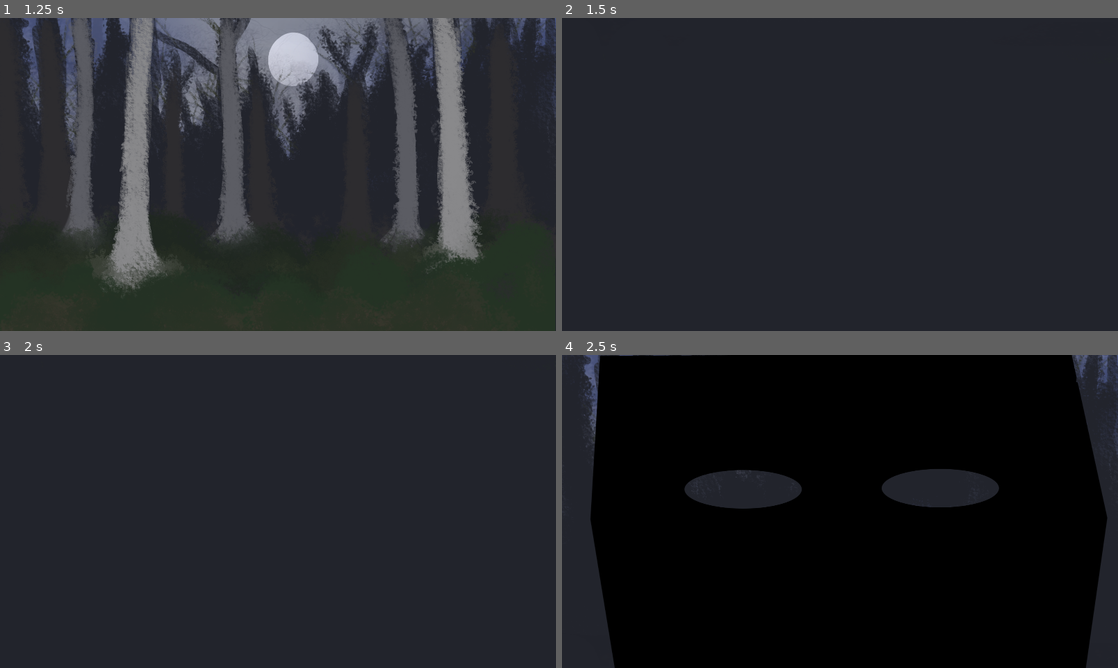
Above: before the commit, frames 1-4 (two rows, left to right).
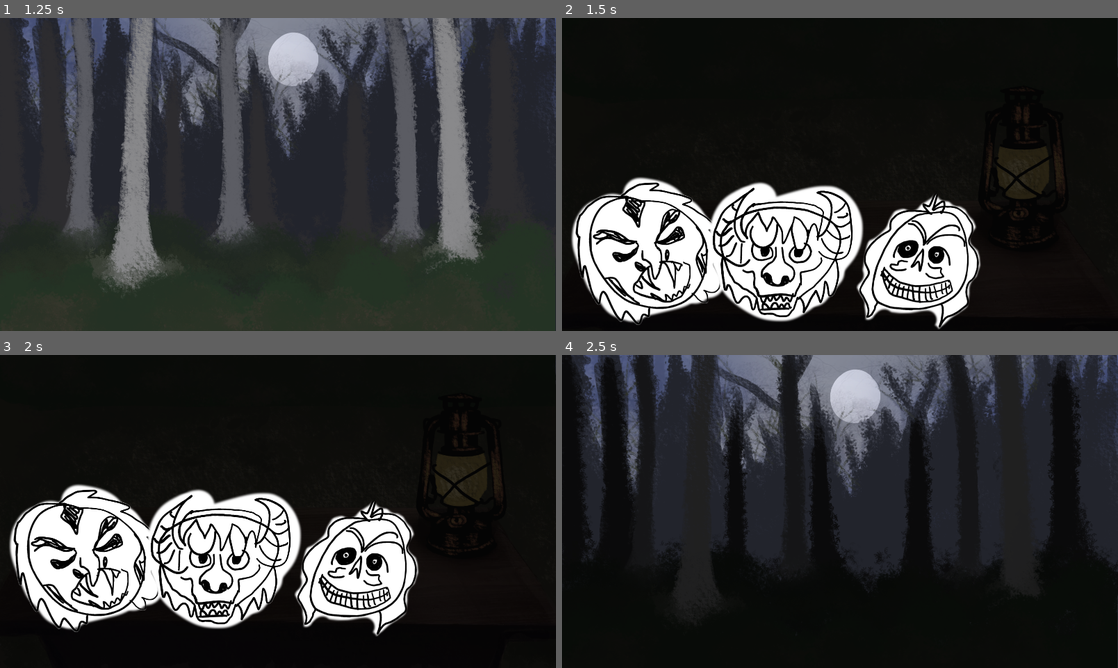
Above: after the commit, the same moments.

Repository: serrureriehurluberlesque/GGJ2026
Game: Godot game, scene res://scenes/main/main.tscn
Same seed, same stepped clock (60 frames per second), same inputs: the game is played once before the commit and once after it. The engine's default icon, where the game draws it, is replaced by a stand-in: a white triangle on a blue panel in a dark square.
Inputs (mouse positions are in pixels of both pictures, inside the frame that each line leads up to):
- Up to frame 1 (1.25 s): tap Enter at 0.5 s; move the mouse to (400, 158) at 0.52 s; hold Up (ui_up) from 0.53 s (still down); hold E (activate) from 0.53 s (still down); click (400, 158) at 0.67 s
- Up to frame 2 (1.5 s): tap Space at 1.25 s; move the mouse to (728, 190) at 1.27 s; release Up (ui_up) at 1.28 s; release E (activate) at 1.28 s; hold Down (ui_down) from 1.28 s (still down); tap E (activate) at 1.35 s
- Up to frame 3 (2 s): keep holding Down (ui_down)
- Up to frame 4 (2.5 s): tap Enter at 2 s; move the mouse to (650, 558) at 2.02 s; release Down (ui_down) at 2.03 s; press the mouse at (650, 558) at 2.03 s; hold Up (ui_up) from 2.03 s (still down); tap E (activate) at 2.3 s

Frame 1 is identical in both runs. In frame 2, 98% of the frame differs, in the area x 0-100%, y 0-100%; in frame 3, 98%; in frame 4, 50%.

Commit message:
better light off

Diff:
--- a/ggj2026/scenes/main/main.gd
+++ b/ggj2026/scenes/main/main.gd
@@ -38,7 +38,7 @@
 		elif event.is_action_pressed("activate"):
 			# Switch light
 			light_on = !light_on
-			%bg_off.z_index = 0 if light_on else 13 # TODO faire un truc plus subtil
+			%bg_light.modulate = Color("#fff") if light_on else Color("#3b3b3b")
 			send_visibility_to_monsters()
 
 	if mask_on and event.is_action_pressed("click") and not $AnimationPlayer.is_playing():
--- a/ggj2026/scenes/main/main.tscn
+++ b/ggj2026/scenes/main/main.tscn
@@ -72,13 +72,14 @@
 
 [node name="Background" type="Node" parent="." unique_id=921327726]
 
-[node name="bg_off" type="TextureRect" parent="Background" unique_id=392310767]
+[node name="skytree_0" type="TextureRect" parent="Background" unique_id=392310767]
 unique_name_in_owner = true
 offset_right = 1920.0
 offset_bottom = 2160.0
 texture = ExtResource("2_ow5a4")
 
 [node name="bg_light" type="Node2D" parent="Background" unique_id=154036299]
+unique_name_in_owner = true
 
 [node name="trees_2" type="TextureRect" parent="Background/bg_light" unique_id=1858569500]
 z_index = 2
@@ -104,18 +105,18 @@
 offset_bottom = 2160.0
 texture = ExtResource("7_hxu8e")
 
-[node name="ground_0" type="TextureRect" parent="Background" unique_id=61128486]
+[node name="ground_0" type="TextureRect" parent="Background/bg_light" unique_id=61128486]
 offset_right = 1920.0
 offset_bottom = 2160.0
 texture = ExtResource("3_hujxm")
 
-[node name="table_11" type="TextureRect" parent="Background" unique_id=1376601101]
+[node name="table_11" type="TextureRect" parent="Background/bg_light" unique_id=1376601101]
 z_index = 11
 offset_right = 1920.0
 offset_bottom = 2160.0
 texture = ExtResource("5_b1x3f")
 
-[node name="lantern_12" type="TextureRect" parent="Background" unique_id=525598338]
+[node name="lantern_12" type="TextureRect" parent="Background/bg_light" unique_id=525598338]
 z_index = 12
 offset_right = 1920.0
 offset_bottom = 2160.0
@@ -148,6 +149,7 @@
 position = Vector2(960, 540)
 
 [node name="MaskOn" type="Sprite2D" parent="Camera" unique_id=1420860986]
+visible = false
 z_index = 15
 texture = ExtResource("5_6q06x")
 
